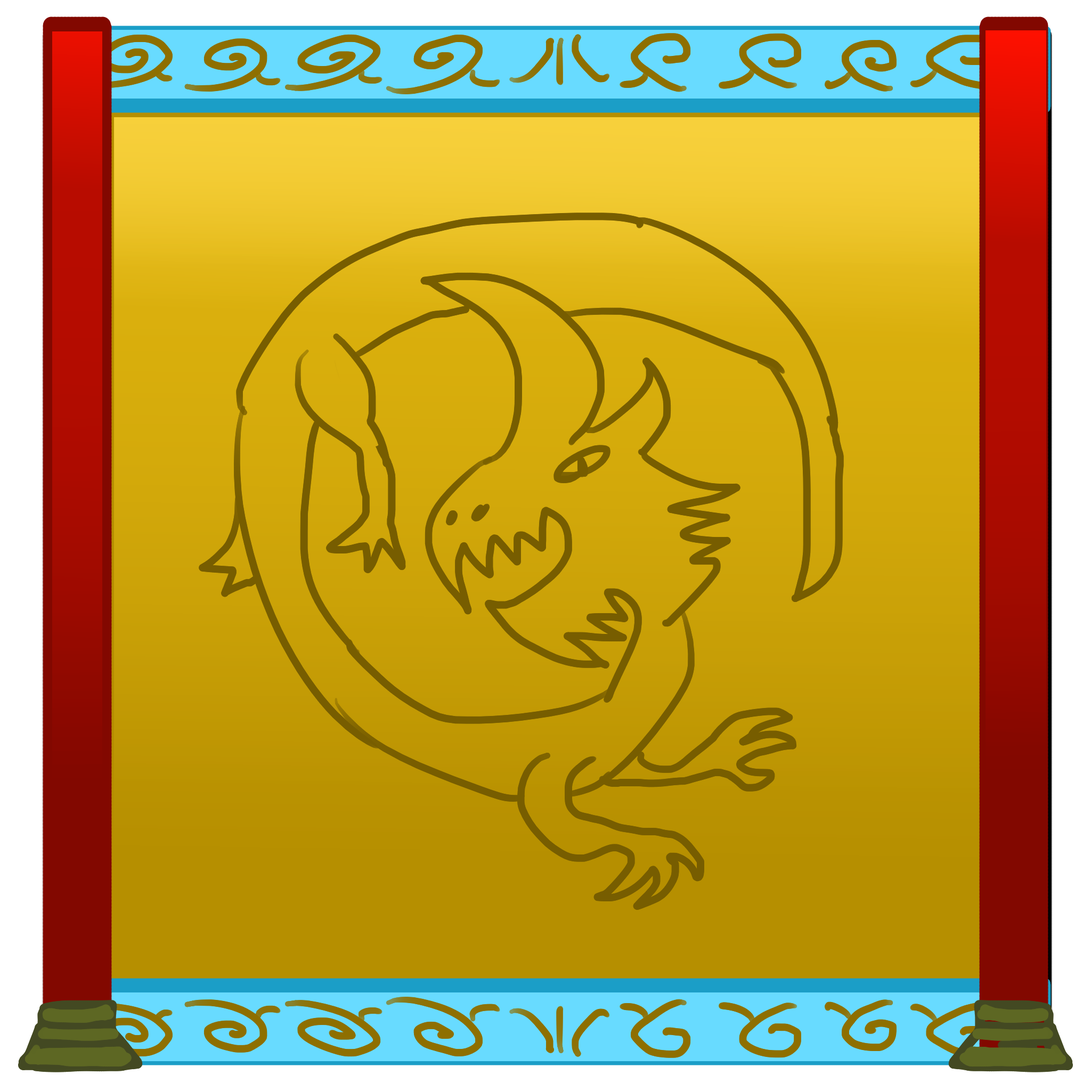
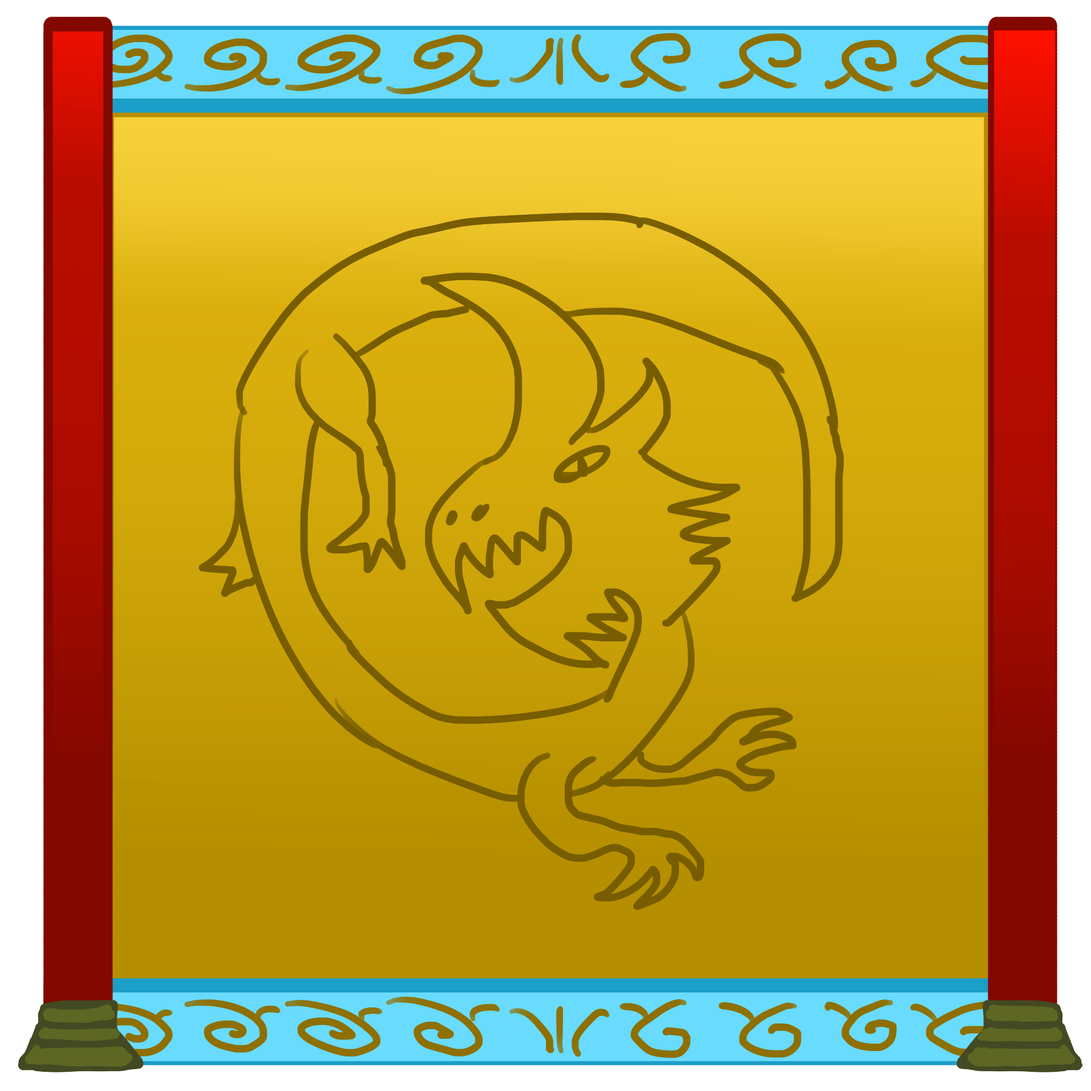
Layers edited between the first and the second 1091 x 1091 image:
painted on "pillars" over [30, 16, 1083, 1073]
painted on "bot and top sides" over [30, 16, 1083, 1073]
painted on "color panel" over [68, 68, 1024, 1058]
hid "sketch", painted on it over [30, 16, 1083, 1073]
